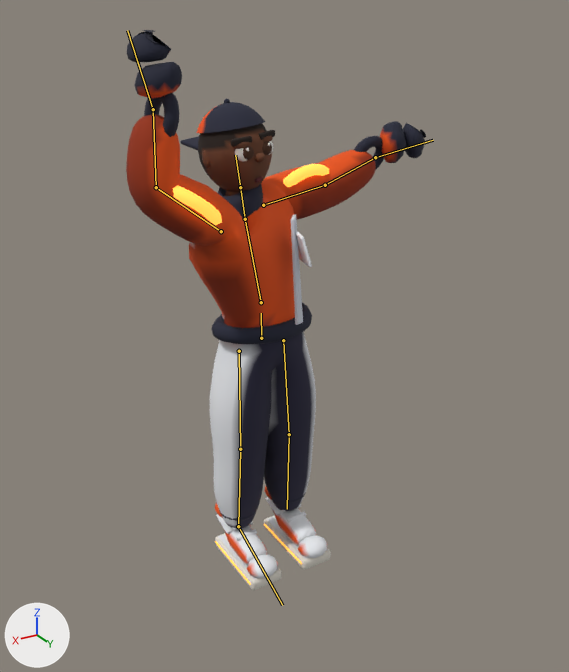
The glTF model assets/models/avatar_orange2_rig.glb: old version first, new version second.
Both versions are drawn from a camera (50 mm lens) standing at (1.3, 2.33, 2.09) and looking at (-0.01, 0.14, 0.99). The lights are fixed; the arrows at lower left show +X, +Y and +Z. The picture after the commit comes second. Both versions are drawn at frame 6 of the action 'Lancer'; the numbers are the values there. The bones that change, and the others that lie on the model, are drawn over the model as lines.

Objects in the first picture: 'Personnage'.
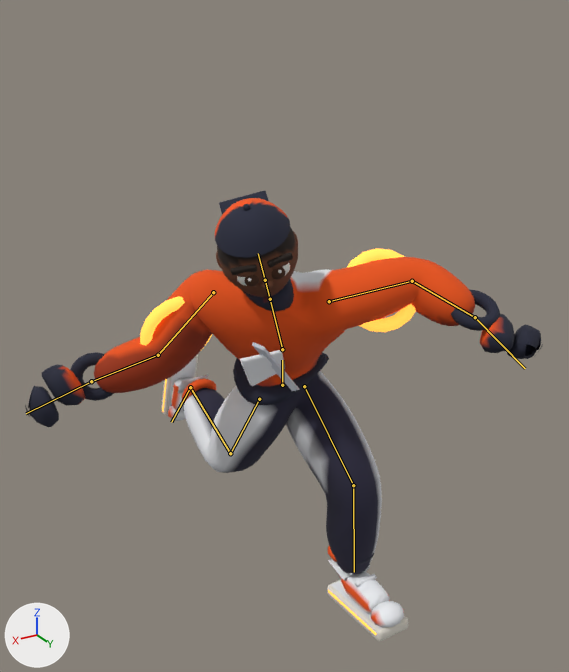
What the commit changed:
Bone 'Hanches' (bone_hanches) moves from (0.0, 0.0, 0.0) to (0.0, -0.129, -0.149).
Bone 'Cuisse.D' (bone_cuisse_d) turns from (0, 0, 0) to (-35, -1, -1) degrees about its own x, y and z.
Bone 'Tibia.D' (bone_tibia_d) turns from (0, 0, 0) to (-74, -2, 0) degrees about its own x, y and z.
Bone 'Cuisse.G' (bone_cuisse_g) turns from (0, 0, 0) to (47, -1, -2) degrees about its own x, y and z.
Bone 'Tibia.G' (bone_tibia_g) turns from (0, 0, 0) to (-42, 1, 0) degrees about its own x, y and z.
Bone 'Dos' (bone_dos) turns from (9, 39, -1) to (-36, -43, 1) degrees about its own x, y and z.
Bone 'Bras.D' (bone_bras_d) turns from (26, 21, -82) to (57, 50, 76) degrees about its own x, y and z.
Bone 'AvantBras.D' (bone_avantbras_d) turns from (38, 7, -43) to (28, 20, 22) degrees about its own x, y and z.
Bone 'Bras.G' (bone_bras_g) turns from (61, -16, -29) to (4, 22, 47) degrees about its own x, y and z.
Bone 'AvantBras.G' (bone_avantbras_g) turns from (12, -11, -9) to (50, -26, -41) degrees about its own x, y and z.
Bone 'Tete' (bone_tete) turns from (0, -29, -1) to (12, 24, 0) degrees about its own x, y and z.

Pixel boxes (x1, y1, x2, y2) of what changed, in the pictures (569 x 672 px):
'Personnage', posed (72% wider, 20% shorter): before (126, 30, 426, 590); after (25, 191, 543, 641)
bone 'Hanches', root to tip: before (261, 338) to (261, 313); after (282, 385) to (282, 360)
bone 'Cuisse.D', root to tip: before (239, 351) to (240, 449); after (259, 399) to (230, 453)
bone 'Tibia.D', root to tip: before (240, 449) to (238, 526); after (230, 453) to (190, 387)
bone 'Cuisse.G', root to tip: before (283, 340) to (289, 434); after (304, 386) to (353, 485)
bone 'Tibia.G', root to tip: before (289, 434) to (287, 509); after (353, 485) to (354, 572)
bone 'Dos', root to tip: before (261, 302) to (245, 219); after (282, 349) to (270, 299)
bone 'Bras.D', root to tip: before (221, 231) to (156, 187); after (213, 292) to (158, 355)
bone 'AvantBras.D', root to tip: before (156, 187) to (153, 109); after (158, 355) to (91, 381)
bone 'Bras.G', root to tip: before (263, 205) to (325, 185); after (329, 301) to (412, 281)
bone 'AvantBras.G', root to tip: before (325, 185) to (375, 157); after (412, 281) to (475, 317)
bone 'Tete', root to tip: before (240, 187) to (235, 155); after (265, 280) to (258, 253)
